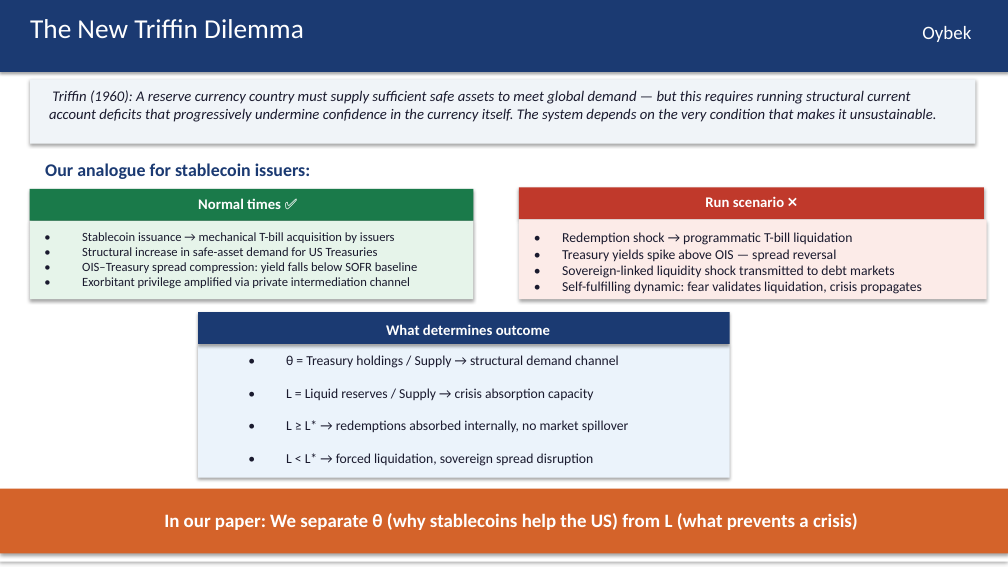
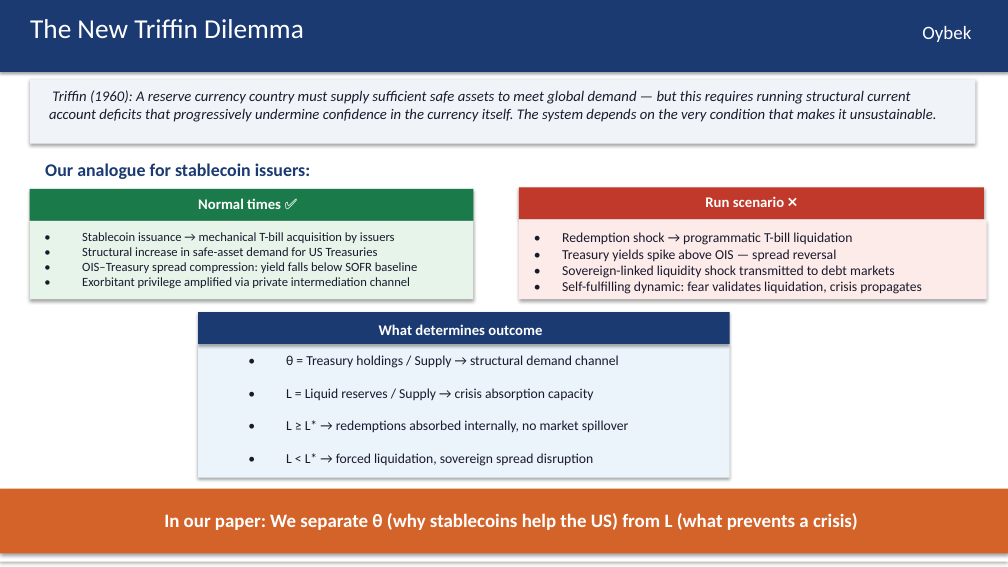
Before and after one commit to kimmireu0921/Stablecoins-and-the-Exorbitant-Privilege, a slide deck: slide 5 of FINAL_0512_Stablecoin_Exorbitant_Privilege.pptx. Drawn at 1008x567 pixels with LibreOffice and Linux fonts; fonts in the diff are those of the drawing. Boxes give left, top, right and bottom in pixels: in the first picture for what was removed or moved away, otherwise in the second. Text is boxed around its words. In the diff, an @@ line names an element or a change of style, - is before the commit and + after.

```diff
--- a/FINAL_0512_Stablecoin_Exorbitant_Privilege.pptx
+++ b/FINAL_0512_Stablecoin_Exorbitant_Privilege.pptx
@@ text "What determines outcome": place and size @@
-text "What determines outcome" at (386, 324, 550, 335)
+text "What determines outcome" at (379, 324, 542, 335)
```
Also in this commit, not shown: 1 other slide changed.
